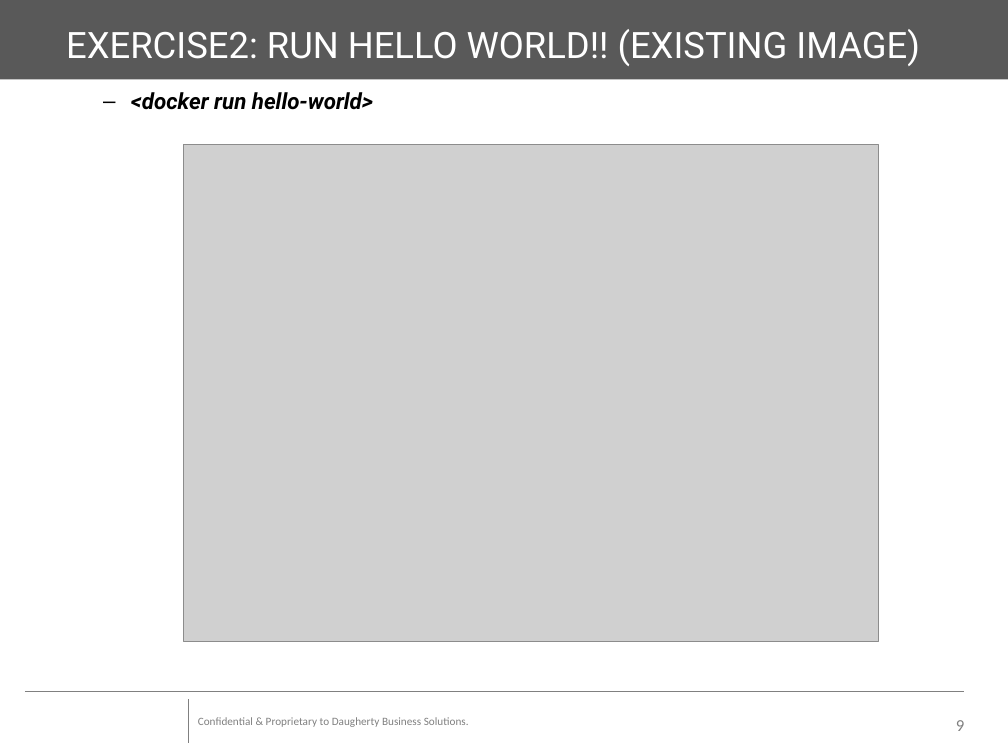
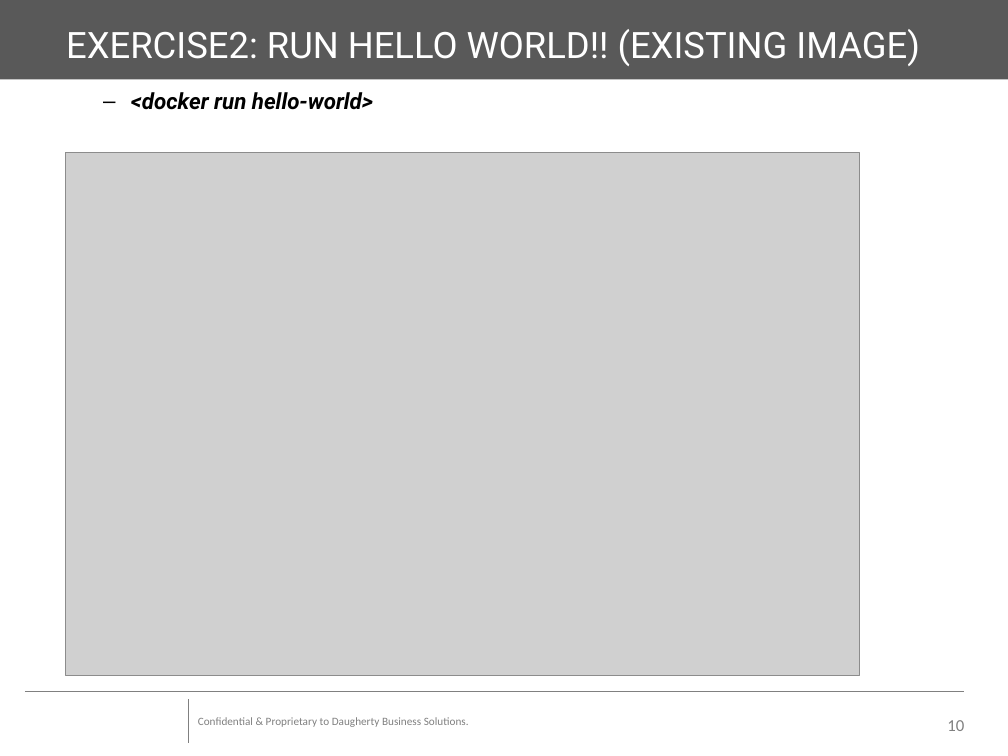
Before and after one commit to vedulasharma/CloudBootcamp, a slide deck: slide 10 of Docker/Docker.pptx (slide 9 before the commit). Drawn at 1008x756 pixels with LibreOffice and Linux fonts; fonts in the diff are those of the drawing; grey boxes stand for pictures; background and template pictures are left out. Boxes give left, top, right and bottom in pixels: in the first picture for what was removed or moved away, otherwise in the second. Text is boxed around its words. In the diff, an @@ line names an element or a change of style, - is before the commit and + after.

```diff
--- a/Docker/Docker.pptx
+++ b/Docker/Docker.pptx
@@ picture resized from (x1=183, y1=145, x2=879, y2=642) to (x1=66, y1=153, x2=860, y2=675) @@
@@ page number at (x1=947, y1=720, x2=964, y2=731): text changed @@
-9
+10
```
Also in this commit, not shown: 3 other slides changed, 1 slide added.
